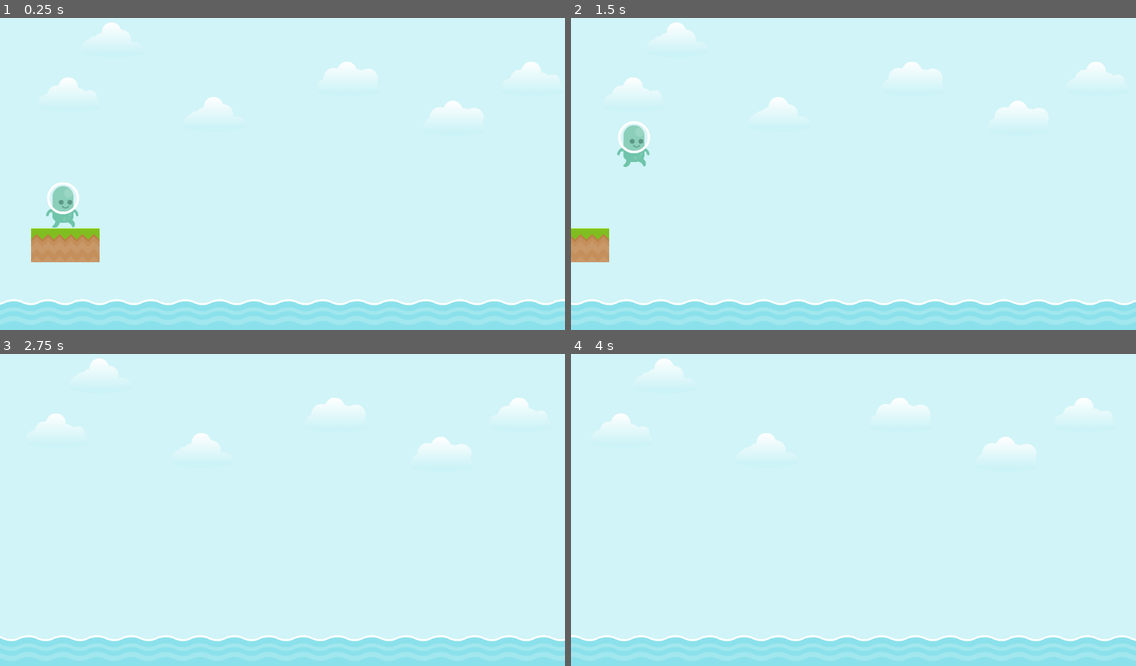
Above: before the commit, frames 1-4 (two rows, left to right).
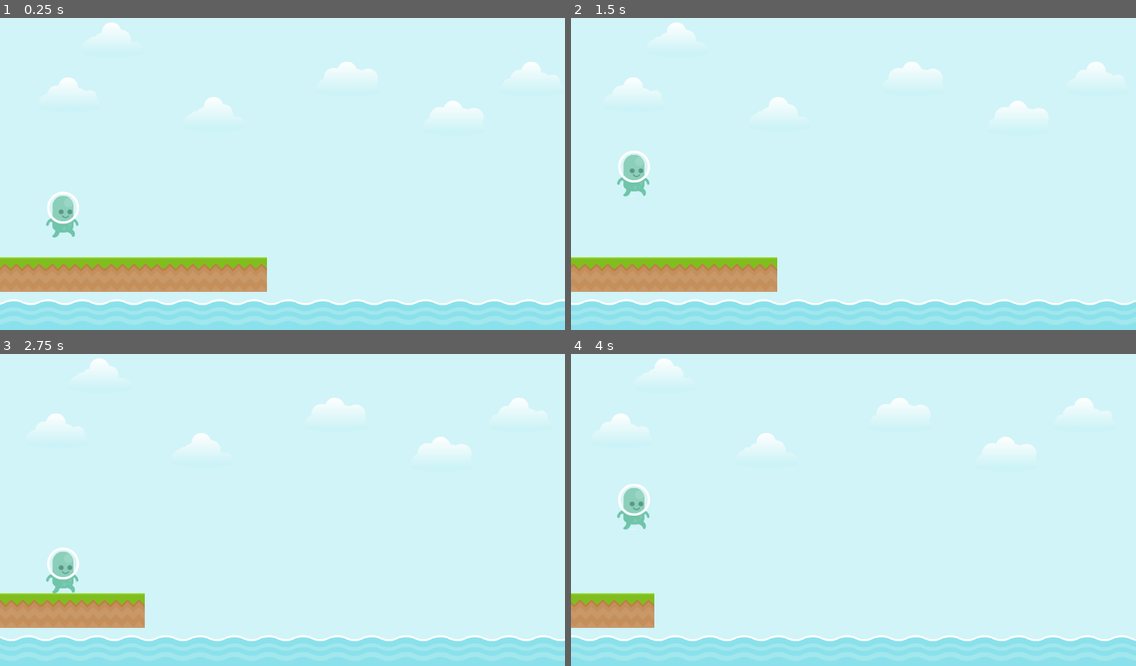
Above: after the commit, the same moments.

Repository: Truperton/Create-an-Infinite-Runner-in-Godot-4
Game: Godot game, scene res://Scenes/World.tscn
Two runs of this game, one before a commit and one after it. Both use one fixed random seed, a clock stepped at 60 frames per second and the inputs below.
Inputs:
- Up to frame 1 (0.25 s): no input
- Up to frame 2 (1.5 s): tap Enter (ui_accept) at 0.5, 0.77 s
- Up to frame 3 (2.75 s): tap Enter (ui_accept) at 1.52 s
- Up to frame 4 (4 s): tap Enter (ui_accept) at 3.02, 3.77 s

The runs differ from the first frame. In frame 1, 6.9% of the frame differs, in the area x 0-48%, y 52-88%; in frame 2, 5.6%; in frame 3, 3.4%; in frame 4, 2.2%.

Commit message:
Wow, this lesson was a mess, but added a platform manager.
During this lesson where we were implementing the platform manager, the teacher was making so many mistakes that it is unreal. I imagine that a lot of less patient people or less experienced with programming would be discouraged from continuing forward with this course.

Diff:
--- /dev/null
+++ b/Scenes/Objects/Platform.tscn
@@ -0,0 +1,8 @@
+[gd_scene load_steps=3 format=3 uid="uid://cs1nayphqyxvb"]
+
+[ext_resource type="TileSet" uid="uid://b18kedxksftay" path="res://Assets/Sprites/Terrain_TS.tres" id="1_plv1l"]
+[ext_resource type="Script" path="res://Scripts/tile_map_layer_platform.gd" id="2_1n6ii"]
+
+[node name="TileMapLayer_Platform" type="TileMapLayer"]
+tile_set = ExtResource("1_plv1l")
+script = ExtResource("2_1n6ii")
--- a/Scenes/World.tscn
+++ b/Scenes/World.tscn
@@ -7,7 +7,7 @@
 [ext_resource type="Texture2D" uid="uid://6q2gfe50mvl6" path="res://Assets/Sprites/Objects/Clouds/Cloud_2.tres" id="3_vw03x"]
 [ext_resource type="Texture2D" uid="uid://btdbokeh1rv4y" path="res://Assets/Sprites/Objects/Clouds/Cloud_1.tres" id="4_nxbug"]
 [ext_resource type="Script" path="res://Scripts/player.gd" id="6_igf7a"]
-[ext_resource type="Script" path="res://Scripts/tile_map_layer_platform.gd" id="8_n8fcy"]
+[ext_resource type="Script" path="res://Scripts/platform_manager.gd" id="8_odsdm"]
 
 [sub_resource type="CapsuleShape2D" id="CapsuleShape2D_2q67g"]
 radius = 24.0
@@ -73,7 +73,5 @@
 autoplay = "default"
 frame_progress = 0.832817
 
-[node name="TileMapLayer_Platform" type="TileMapLayer" parent="."]
-position = Vector2(88, 440)
-tile_set = ExtResource("2_lv4ek")
-script = ExtResource("8_n8fcy")
+[node name="Platform Manager" type="Node" parent="."]
+script = ExtResource("8_odsdm")
--- /dev/null
+++ b/Scripts/platform_manager.gd
@@ -0,0 +1,21 @@
+extends Node
+
+var platform_scene : PackedScene = preload("res://Scenes/Objects/Platform.tscn")
+var pool_size : int = 4
+var platform_pool : Array = []
+
+# Called when the node enters the scene tree for the first time.
+func _ready() -> void:
+	for i in range(pool_size):
+		var platform_temp : Node2D = platform_scene.instantiate()
+		platform_temp.show()
+		platform_temp.platform_size = 3
+		platform_temp.set_platform()
+		platform_temp.position = Vector2(i * (40 * 3), 500)
+		platform_pool.append(platform_temp)
+		add_child(platform_temp)
+
+
+# Called every frame. 'delta' is the elapsed time since the previous frame.
+func _process(delta: float) -> void:
+	pass
--- a/Scripts/tile_map_layer_platform.gd
+++ b/Scripts/tile_map_layer_platform.gd
@@ -4,7 +4,7 @@
 @export var platform_size : int = 2
 
 # Called when the node enters the scene tree for the first time.
-func _ready() -> void:
+func set_platform() -> void:
 	for i in range(platform_size):
 		set_cell(Vector2i(i, 0), 0, Vector2(7,8), 0)
 
